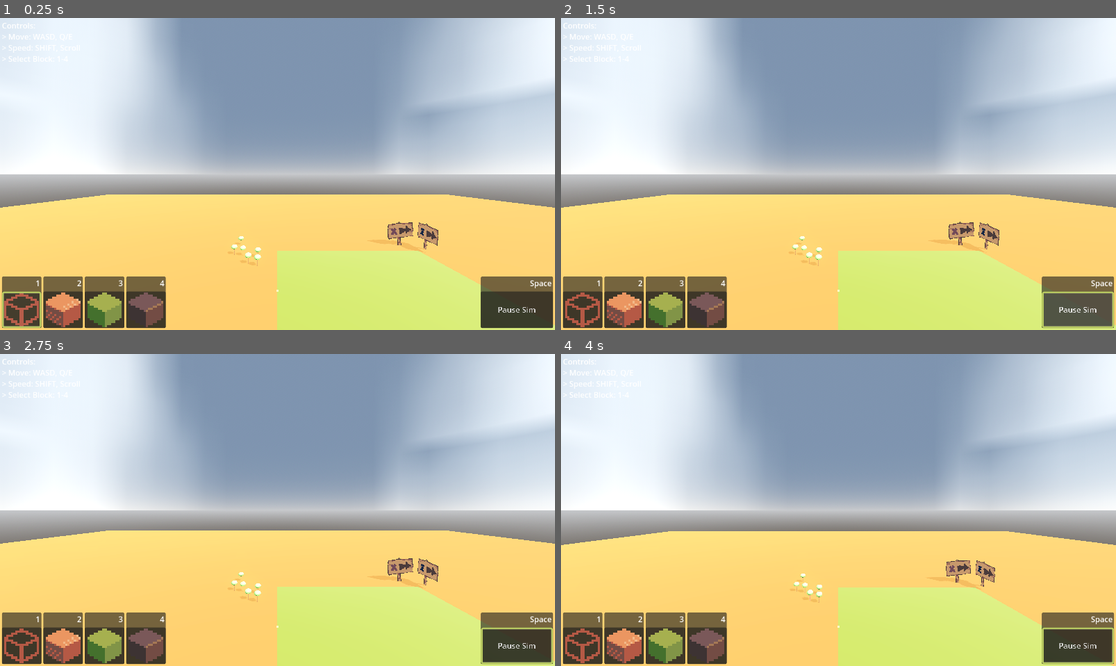
Above: before the commit, frames 1-4 (two rows, left to right).
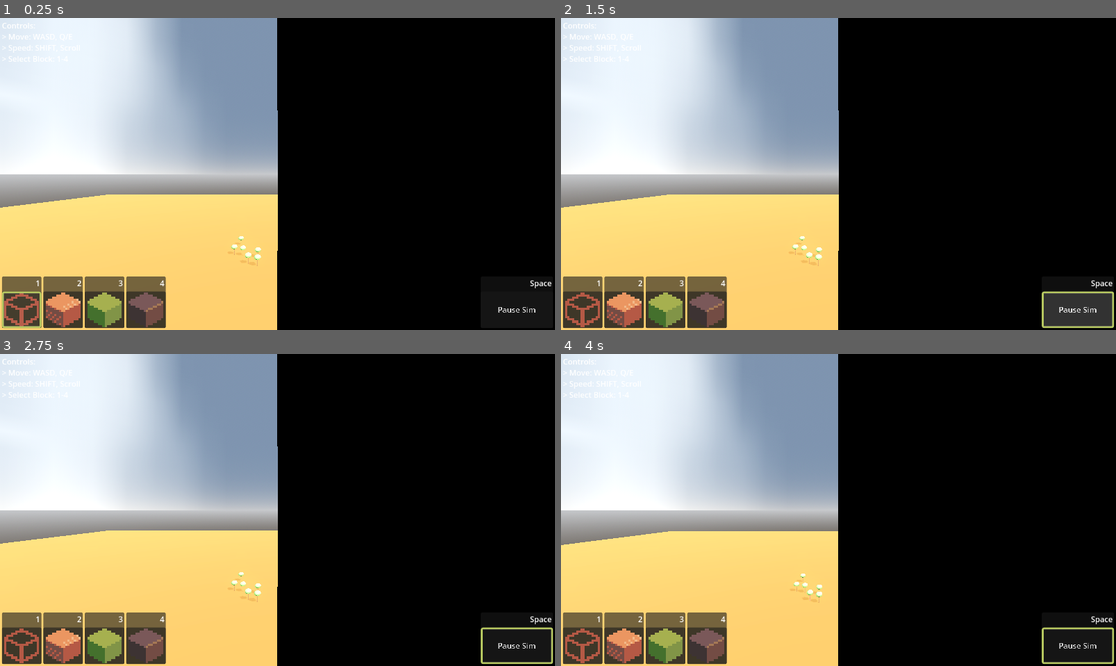
Above: after the commit, the same moments.

Repository: murumart/cgiproject
Game: Godot game, scene res://scenes/main.tscn
Same seed, same stepped clock (60 frames per second), same inputs: the game is played once before the commit and once after it.
Inputs (mouse positions are in pixels of both pictures, inside the frame that each line leads up to):
- Up to frame 1 (0.25 s): no input
- Up to frame 2 (1.5 s): click (583, 311) at 0.52 s; click "Pause Sim" at 1.25 s
- Up to frame 3 (2.75 s): tap Enter at 2 s; move the mouse to (399, 494) at 2.02 s; press the mouse at (399, 494) at 2.03 s; hold Right (ui_right) from 2.03 s (still down)
- Up to frame 4 (4 s): tap Space at 2.75 s; move the mouse to (727, 525) at 2.77 s; release Right (ui_right) at 2.78 s; release the mouse at (727, 525) at 2.78 s; hold S 2.78-3.53 s; click (727, 525) at 2.85 s; move the mouse to (894, 441) at 3.52 s; hold Right (ui_right) from 3.53 s (still down); hold E from 3.53 s (still down); click (894, 441) at 3.8 s

The runs differ from the first frame. In frame 1, 50% of the frame differs, in the area x 49-100%, y 0-100%; in frame 2, 50%; in frame 3, 50%; in frame 4, 50%.
Error in both runs: Assertion failed: Couldnt' get rendering device (res://scenes/simulators/compute_simulator.gd:20)

Commit message:
GDscript simulator implemented

Diff:
--- a/lives/stupit_tree.gd
+++ b/lives/stupit_tree.gd
@@ -90,9 +90,9 @@
 	static var NULL := new(0, 0, 0, 0)
 
 	var type: int
-	var energy: int # vestigial ? might be removed
-	var water: int # vestigial ? might be removed
-	var hp: int # vestigial ? might be removed
+	var flesh: int # vestigial ? might be removed
+	var leaf: int # vestigial ? might be removed
+	var bark: int # vestigial ? might be removed
 
 	var k_vals: PackedByteArray = [0xb0, 0, 0, 0]
 
@@ -126,14 +126,14 @@
 			else: return CELL_BARK
 
 
-	func _init(type_: int, energy_: int, water_: int, hp_: int) -> void:
+	func _init(type_: int, flesh_: int, leaf_: int, bark_: int) -> void:
 		type = type_
-		energy = energy_
-		water = water_
-		hp = hp_
-		k_vals[1] = energy_
-		k_vals[2] = water_
-		k_vals[3] = hp_
+		flesh = flesh_
+		leaf = leaf_
+		bark = bark_
+		k_vals[1] = flesh_
+		k_vals[2] = leaf_
+		k_vals[3] = bark_
 
 
 	static func from_bytes(
@@ -163,7 +163,7 @@
 
 
 	func _to_string() -> String:
-		return "T:" + NAMES[type].lpad(6, " ") + " F:" + str(energy).lpad(4, " ") + " L:" + str(water).lpad(4, " ") + " B:" + str(hp).lpad(4, " ")
+		return "T:" + NAMES[type].lpad(6, " ") + " F:" + str(flesh).lpad(4, " ") + " L:" + str(leaf).lpad(4, " ") + " B:" + str(bark).lpad(4, " ")
 
 
 const ENERGY_DIMS: PackedByteArray = [
@@ -185,9 +185,9 @@
 	var layer_length := size * size * size
 
 	var celltypes: PackedByteArray = []; celltypes.resize(layer_length)
-	var energy: PackedByteArray = []; energy.resize(layer_length)
-	var water: PackedByteArray = []; water.resize(layer_length)
-	var hp: PackedByteArray = []; hp.resize(layer_length)
+	var flesh: PackedByteArray = []; flesh.resize(layer_length)
+	var leaf: PackedByteArray = []; leaf.resize(layer_length)
+	var bark: PackedByteArray = []; bark.resize(layer_length)
 
 	@warning_ignore("integer_division")
 	var centre := size / 2
@@ -198,13 +198,13 @@
 				var zc := z - centre
 				if xc * xc + zc * zc <= 2 * 2:
 					celltypes[ix3d(x, y, z, size)] = CELL_FLESH
-					energy[ix3d(x, y, z, size)] = 255
+					flesh[ix3d(x, y, z, size)] = 255
 
 	cells.resize(layer_length * 4)
 	for i in range(0, layer_length):
 		cells[i] = celltypes[i]
 	for i in range(layer_length, layer_length * 2):
-		cells[i] = energy[i - layer_length]
+		cells[i] = flesh[i - layer_length]
 
 
 func generation(old: PackedByteArray, size: int) -> PackedByteArray:
@@ -212,10 +212,10 @@
 
 	#print("SEED GENERATION: ", old.size(), old)
 
-	var cells: PackedByteArray = []; cells.resize(layer_length)
-	var energy: PackedByteArray = []; energy.resize(layer_length)
-	var water: PackedByteArray = []; water.resize(layer_length)
-	var hp: PackedByteArray = []; hp.resize(layer_length)
+	var celltypes: PackedByteArray = []; celltypes.resize(layer_length)
+	var fleshstr: PackedByteArray = []; fleshstr.resize(layer_length)
+	var leafstr: PackedByteArray = []; leafstr.resize(layer_length)
+	var barkstr: PackedByteArray = []; barkstr.resize(layer_length)
 
 	var first_slice := old.slice(layer_length, layer_length * 2)
 	var second_slice := old.slice(layer_length * 2, layer_length * 3)
@@ -227,48 +227,48 @@
 		second_slice,
 		third_slice,
 
-		cells,
-		energy,
-		water,
-		hp,
+		celltypes,
+		fleshstr,
+		leafstr,
+		barkstr,
 
 		size,
 	)
 
 	var allcells := PackedByteArray()
-	allcells.append_array(cells)
-	allcells.append_array(energy)
-	allcells.append_array(water)
-	allcells.append_array(hp)
+	allcells.append_array(celltypes)
+	allcells.append_array(fleshstr)
+	allcells.append_array(leafstr)
+	allcells.append_array(barkstr)
 	#print("ALL CELLS AFTER GENERATION: ", allcells)
 
 	return allcells
 
 
 func _generation_with_arrays(
-	oldcells: PackedByteArray,
-	oldenergy: PackedByteArray,
-	oldwater: PackedByteArray,
-	oldhp: PackedByteArray,
-
-	newcells: PackedByteArray,
-	newenergy: PackedByteArray,
-	newwater: PackedByteArray,
-	newhp: PackedByteArray,
+	oldcelltypes: PackedByteArray,
+	oldfleshstrength: PackedByteArray,
+	oldleafstrength: PackedByteArray,
+	oldbarkstrength: PackedByteArray,
+
+	newcelltypes: PackedByteArray,
+	newfleshstrength: PackedByteArray,
+	newleafstrength: PackedByteArray,
+	newbarkstrength: PackedByteArray,
 
 	size: int
 ) -> void:
-	var treecells := TreeCell.from_bytes(oldcells, oldenergy, oldwater, oldhp, size)
+	var treecells := TreeCell.from_bytes(oldcelltypes, oldfleshstrength, oldleafstrength, oldbarkstrength, size)
 	#for t in treecells.values():
 		#prints("input:", t)
 	var newgen := _generation_with_objects(treecells, size)
 
 	var ix = 0;
 	for t in newgen.values():
-		newcells[ix] = t.type
-		newenergy[ix] = t.k_vals[1]
-		newwater[ix] = t.k_vals[2]
-		newhp[ix] = t.k_vals[3]
+		newcelltypes[ix] = t.type
+		newfleshstrength[ix] = t.k_vals[1]
+		newleafstrength[ix] = t.k_vals[2]
+		newbarkstrength[ix] = t.k_vals[3]
 		ix += 1
 
 
--- a/scenes/main.gd
+++ b/scenes/main.gd
@@ -7,11 +7,11 @@
 @export var auto_process := false
 @export var lattice: LatticeMeshInstance
 
-var _cells: PackedByteArray
 
-var thread := Thread.new()
+
+
 var mutex := Mutex.new()
-var semaphore := Semaphore.new()
+
 
 
 func _ready() -> void:
@@ -37,19 +37,3 @@
 		_stop_thread = true
 		semaphore.post()
 		thread.wait_to_finish()
-
-
-func _simulate() -> void:
-	var newc := life.generation(PackedByteArray(_cells), board_size)
-	_cells = newc
-	_simulated = true
-
-
-var _simulated := false
-var _stop_thread := false
-func _simulate_thread() -> void:
-	while true:
-		if _stop_thread:
-			break
-		semaphore.wait()
-		_simulate()
--- a/scenes/main.tscn
+++ b/scenes/main.tscn
@@ -1,6 +1,7 @@
-[gd_scene load_steps=33 format=3 uid="uid://dpnrjriihffnj"]
+[gd_scene load_steps=34 format=3 uid="uid://dpnrjriihffnj"]
 
 [ext_resource type="RDShaderFile" uid="uid://4goh1vt5y1tc" path="res://shaders/dummy_simulation.glsl" id="2_eb6dy"]
+[ext_resource type="Script" uid="uid://psww1vs6csjx" path="res://scenes/simulators/gd_sim.gd" id="3_pm3ni"]
 [ext_resource type="Script" uid="uid://c0ovgfnwusf2n" path="res://addons/freelookcamera/free_look_camera.gd" id="3_sugp2"]
 [ext_resource type="Script" uid="uid://dfn07uje00brv" path="res://scenes/renderers/compute_renderer.gd" id="3_ya4ey"]
 [ext_resource type="Script" uid="uid://o2qjsa51xmt1" path="res://scenes/lattice_mesh.gd" id="4_jyhfs"]
@@ -70,28 +71,37 @@
 
 [node name="Main" type="Node3D"]
 
-[node name="ComputeSim" type="Node" parent="." node_paths=PackedStringArray("pause_button")]
+[node name="Simulators" type="Node" parent="."]
+
+[node name="ComputeSim" type="Node" parent="Simulators" node_paths=PackedStringArray("pause_button")]
 script = ExtResource("6_tefeu")
 compute_shader_file = ExtResource("2_eb6dy")
 grid_size = 64
-simulte = true
-pause_button = NodePath("../Camera3D/Control/VBoxContainer/MarginContainer/HBoxContainer/Pause")
-
-[node name="ComputeRender" type="Node" parent="." node_paths=PackedStringArray("simulator", "mesh_instance")]
+pause_button = NodePath("../../Camera3D/Control/VBoxContainer/MarginContainer/HBoxContainer/Pause")
+
+[node name="GDSim" type="Node" parent="Simulators" node_paths=PackedStringArray("pause_button")]
+script = ExtResource("3_pm3ni")
+grid_size = 32
+running = true
+pause_button = NodePath("../../Camera3D/Control/VBoxContainer/MarginContainer/HBoxContainer/Pause")
+
+[node name="Renderers" type="Node" parent="."]
+
+[node name="ComputeRender" type="Node" parent="Renderers" node_paths=PackedStringArray("simulator", "mesh_instance")]
 script = ExtResource("3_ya4ey")
-simulator = NodePath("../ComputeSim")
-mesh_instance = NodePath("../Meshes/RaytracedVolume")
+simulator = NodePath("../../Simulators/GDSim")
+mesh_instance = NodePath("../../Meshes/RaytracedVolume")
+
+[node name="MesherRenderer" type="Node" parent="Renderers" node_paths=PackedStringArray("instances", "sim")]
+script = ExtResource("14_muem4")
+instances = [NodePath("../../Meshes/MesherMesh"), NodePath("../../Meshes/MesherMesh2")]
+sim = NodePath("../../Simulators/GDSim")
 disabled = true
 
-[node name="MesherRenderer" type="Node" parent="." node_paths=PackedStringArray("instances", "sim")]
-script = ExtResource("14_muem4")
-instances = [NodePath("../Meshes/MesherMesh"), NodePath("../Meshes/MesherMesh2")]
-sim = NodePath("../ComputeSim")
-
-[node name="NaiveRenderer" type="Node" parent="." node_paths=PackedStringArray("parent", "sim")]
+[node name="NaiveRenderer" type="Node" parent="Renderers" node_paths=PackedStringArray("parent", "sim")]
 script = ExtResource("5_dp3eg")
-parent = NodePath("../Meshes/NaiveParent")
-sim = NodePath("../ComputeSim")
+parent = NodePath("../../Meshes/NaiveParent")
+sim = NodePath("../../Simulators/GDSim")
 cell_materials = Array[BaseMaterial3D]([ExtResource("6_0ld40"), ExtResource("7_gqmmt"), ExtResource("8_yc10j")])
 disabled = true
 
@@ -112,7 +122,7 @@
 [node name="Camera3D" type="Camera3D" parent="." node_paths=PackedStringArray("renderer")]
 transform = Transform3D(1, 0, 0, 0, 0.99999994, 0, 0, 0, 0.99999994, 0, 54.55, 94.71)
 script = ExtResource("3_sugp2")
-renderer = NodePath("../ComputeRender")
+renderer = NodePath("../Renderers/ComputeRender")
 
 [node name="Control" type="Control" parent="Camera3D"]
 layout_mode = 3
@@ -208,7 +218,6 @@
 
 [node name="RaytracedVolume" type="MeshInstance3D" parent="Meshes"]
 transform = Transform3D(1, 0, 0, 0, 1, 0, 0, 0, 1, 50, 50.01, 0)
-visible = false
 cast_shadow = 0
 mesh = SubResource("BoxMesh_tefeu")
 metadata/_edit_lock_ = true
@@ -236,7 +245,7 @@
 [node name="TextureEditor" type="Node" parent="." node_paths=PackedStringArray("camera", "simulator", "volume", "highlight", "block_select_buttons")]
 script = ExtResource("8_tipki")
 camera = NodePath("../Camera3D")
-simulator = NodePath("../ComputeSim")
+simulator = NodePath("../Simulators/GDSim")
 volume = NodePath("../Meshes/RaytracedVolume")
 highlight = NodePath("../HighlightBlock")
 block_select_buttons = [NodePath("../Camera3D/Control/VBoxContainer/MarginContainer/HBoxContainer/UiButton"), NodePath( …(251 unchanged characters)…
--- a/scenes/renderers/compute_renderer.gd
+++ b/scenes/renderers/compute_renderer.gd
@@ -32,14 +32,25 @@
 
 	data_texture = ComputeSimulator.create_texture(rd, simulator.get_grid_size())
 
-	(simulator as ComputeSimulator).simulation_updated_texture.connect(func(d: RID) -> void:
-		data_texture = d
-		build_brick_map()
-		bind_texture_to_material()
-	)
+	if simulator is ComputeSimulator:
+		(simulator as ComputeSimulator).simulation_updated_texture.connect(func(d: RID) -> void:
+			data_texture = d
+			build_brick_map()
+			bind_texture_to_material()
+		)
+	else:
+		simulator.simulation_updated.connect(func() -> void:
+			simulator.get_draw_data_async(_data_got)
+		)
 
 	setup_brick_pipeline()
 	create_brick_map_texture()
+	build_brick_map()
+	bind_texture_to_material()
+
+
+func _data_got(data: PackedByteArray) -> void:
+	rd.texture_update(data_texture, 0, data)
 	build_brick_map()
 	bind_texture_to_material()
 
--- /dev/null
+++ b/scenes/simulators/gd_sim.gd
@@ -0,0 +1,88 @@
+extends Simulator
+
+@export var grid_size := 64
+var life: StupitTreeLife
+
+@export var running := false
+
+var _cells: PackedByteArray
+var _newcells: PackedByteArray
+var thread := Thread.new()
+var semaphore := Semaphore.new()
+
+
+func _ready() -> void:
+	super()
+	life = StupitTreeLife.new()
+	_cells = PackedByteArray()
+	life.init(_cells, grid_size)
+	if running:
+		thread.start(_simulate_thread)
+
+
+func _process(_delta: float) -> void:
+	while _give_data_cb.size() > 0:
+		if _give_data_cb.front().is_valid():
+			#print("sending data to ", _give_data_cb.front().get_object().to_string() + "::" + _give_data_cb.front().get_method())
+			_give_data_cb.front().call(_cells.slice(0, grid_size * grid_size * grid_size))
+			_give_data_cb.pop_front()
+	if running:
+		if not _simulating:
+			simulation_updated.emit()
+			semaphore.post()
+
+
+var _give_data_cb: Array[Callable]
+func get_draw_data_async(callback: Callable) -> void:
+	_give_data_cb.append(callback)
+
+
+func get_grid_size() -> int: return grid_size
+
+
+func is_sim_running() -> bool: return running
+
+
+func sim_set_running(to: bool) -> void:
+	running = to
+
+
+func update_data(data: PackedByteArray) -> void:
+	if running and _simulating:
+		_newcells = data
+		return
+	_cells = data
+	var flesh := PackedByteArray(); flesh.resize(grid_size * grid_size * grid_size)
+	var leaf := PackedByteArray(); leaf.resize(grid_size * grid_size * grid_size)
+	var bark := PackedByteArray(); bark.resize(grid_size * grid_size * grid_size)
+	var ks := [null, flesh, leaf, bark]
+	# set types of cells when edited by user
+	for i in grid_size * grid_size * grid_size:
+		var ct := data[i]
+		if ct != 0:
+			ks[ct][i] = 254
+	_cells.append_array(flesh)
+	_cells.append_array(leaf)
+	_cells.append_array(bark)
+	#sprint(_cells)
+	simulation_updated.emit()
+
+
+func _simulate() -> void:
+	_simulating = true
+	if _newcells:
+		update_data(_newcells)
+		_newcells = []
+	var newc := life.generation(PackedByteArray(_cells), grid_size)
+	_cells = newc
+	_simulating = false
+
+
+var _simulating := false
+var _stop_thread := false
+func _simulate_thread() -> void:
+	while true:
+		if _stop_thread:
+			break
+		semaphore.wait()
+		_simulate()
Not shown, added: scenes/simulators/gd_sim.gd.uid
